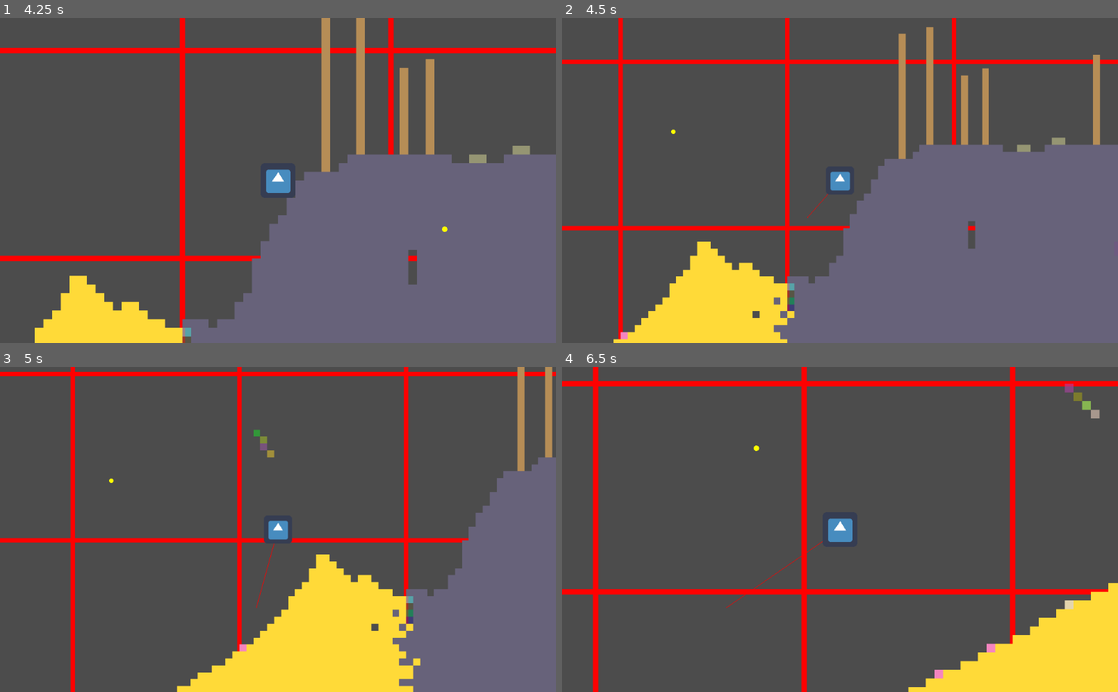
Above: before the commit, frames 1-4 (two rows, left to right).
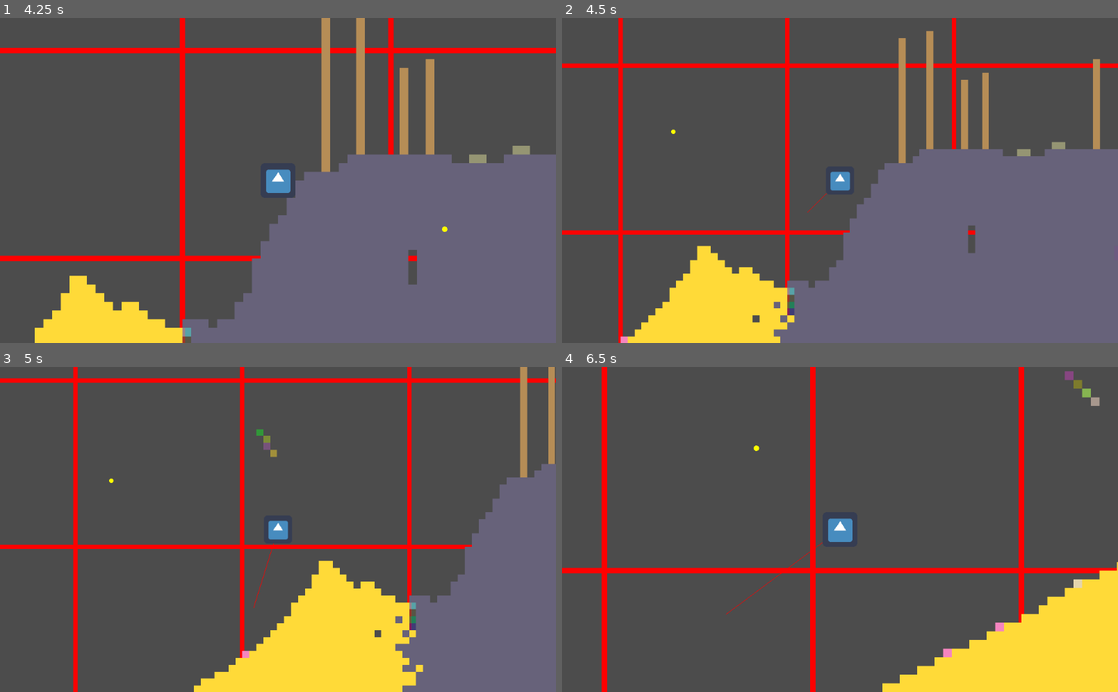
Above: after the commit, the same moments.

Repository: JaedanC/GoTeria
Game: Godot game, scene res://scenes/WorldSpawn/WorldSpawn.tscn
The game is run twice, just before and just after one commit, with the same random seed, the same clock (stepped at 60 frames per second) and the same inputs. The engine's default icon, where the game draws it, is replaced by a stand-in: a white triangle on a blue panel in a dark square.
Inputs (mouse positions are in pixels of both pictures, inside the frame that each line leads up to):
- Up to frame 1 (4.25 s): tap Enter at 0.5 s; move the mouse to (400, 164) at 0.52 s; hold D (move_right) 0.53-2.03 s; click (400, 164) at 0.6 s; tap Space (jump) at 0.77, 1.52, 3.02, 3.77 s; right-click (400, 164) at 0.8 s; move the mouse to (166, 196) at 1.27 s; right-click (166, 196) at 1.35 s; click (166, 196) at 1.55 s; move the mouse to (333, 109) at 2.02 s; hold A (move_left) 2.03-2.78 s; click (333, 109) at 2.1 s; right-click (333, 109) at 2.3 s; move the mouse to (250, 245) at 2.77 s; hold D (move_right) from 2.78 s (still down); right-click (250, 245) at 2.85 s; click (250, 245) at 3.05 s; move the mouse to (444, 229) at 3.52 s; hold P (show_mappings) from 3.53 s (still down); right-click (444, 229) at 3.8 s
- Up to frame 2 (4.5 s): move the mouse to (673, 131) at 4.27 s; release D (move_right) at 4.28 s; release P (show_mappings) at 4.28 s; hold A (move_left) from 4.28 s (still down); tap Mouse wheel down (zoom_in) at 4.35 s
- Up to frame 3 (5 s): keep holding A (move_left); tap Space (jump) at 4.52 s; click (111, 480) at 4.55 s
- Up to frame 4 (6.5 s): move the mouse to (867, 529) at 5.02 s; release A (move_left) at 5.03 s; hold D (move_right) 5.03-5.78 s; hold Mouse wheel up (zoom_out) 5.03-5.78 s; click (867, 529) at 5.17 s; right-click (867, 529) at 5.3 s; tap Backspace (zoom_reset) at 5.75 s; move the mouse to (756, 448) at 5.77 s; hold A (move_left) from 5.78 s (still down); tap B at 5.85 s; tap Space (jump) at 6.02 s; click (756, 448) at 6.05 s

Frame 1 is identical in both runs. In frame 2, 5.6% of the frame differs, in the area x 0-100%, y 2-100%; in frame 3, 11%; in frame 4, 13%, in the area x 0-100%, y 0-100%.

Commit message:
Prepping for Multithreading

Diff:
--- a/scenes/Block/BlockHitbox.gd
+++ b/scenes/Block/BlockHitbox.gd
@@ -1,5 +1,4 @@
 extends CollisionShape2D
-
 
 func _ready():
 	var shape = get_shape()
--- a/scenes/Chunk/Chunk.gd
+++ b/scenes/Chunk/Chunk.gd
@@ -1,7 +1,7 @@
 extends Node2D
 class_name Chunk
 
-var terrain = null
+onready var terrain = get_tree().get_root().find_node("Terrain", true, false)
 var world_image: Image
 var chunk_position: Vector2
 var block_count: Vector2
@@ -10,9 +10,6 @@
 var blocks: Dictionary = {}
 var blocks_loaded: int = 0
 var drawn: bool = false
-
-func _ready():
-	terrain = get_tree().get_root().find_node("Terrain", true, false)
 
 #func _process(_delta):
 	# Turn this on to see the chunk be streamed in
@@ -63,9 +60,9 @@
 	# The image needs to be unlocked before its contents can be read (lock after).
 	self.world_image.lock()
 	for element in range(self.blocks_loaded, self.blocks_loaded + blocks_to_load):
-		var i: int = element / int(block_count.x)
-		var j: int = element % int(block_count.y) # Integer division
-		var block_position = Vector2(i, j)
+		var i := element / int(block_count.x)
+		var j := element % int(block_count.y) # Integer division
+		var block_position := Vector2(i, j)
 		if !blocks.has(block_position):
 			blocks[block_position] = {}
 
--- a/scenes/Components/CollisionComponent.gd
+++ b/scenes/Components/CollisionComponent.gd
@@ -1,41 +1,38 @@
 extends Node2D
 
-var terrain = null
-var parent = null
-var parent_hitbox = null
-var parent_rigidbody = null
+onready var terrain = get_tree().get_root().find_node("Terrain", true, false)
+onready var parent = get_parent()
+onready var parent_hitbox = parent.find_node("Hitbox", true, false)
+onready var parent_rigidbody = parent.find_node("Rigidbody", true, false)
 
-var prev_parent_hitbox_rect = null
-var next_parent_hitbox_rect = null
-var merged_parent_hitbox_rect = null
+var prev_parent_hitbox_rect: Rect2
+var next_parent_hitbox_rect: Rect2
+var merged_parent_hitbox_rect: Rect2
 
 var block_scene = preload("res://scenes/Block/Block.tscn")
-var loaded_blocks = {}
+var loaded_blocks := {}
 
 func _ready():
-	terrain = get_tree().get_root().find_node("Terrain", true, false)
-	parent = get_parent()
-	parent_hitbox = parent.find_node("Hitbox", true, false)
-	parent_rigidbody = parent.find_node("Rigidbody", true, false)
 #	parent.velocity
+	pass
 
 func _physics_process(delta):
 	update_collision_visiblity_rect(delta)
 	delete_invisible_blocks_hitboxes()
 	create_visible_blocks_hitboxes()
-	move(parent.velocity, delta)
+	move(parent.velocity)
 
 func update_collision_visiblity_rect(delta):
-	var hitbox_size = parent_hitbox.get_shape().get_extents()
+	var hitbox_size: Vector2 = parent_hitbox.get_shape().get_extents()
 	# TODO Hardcoded hitbox size
-	var collision_visibility = parent_hitbox.position - hitbox_size
+	var collision_visibility: Vector2 = parent_hitbox.position - hitbox_size
 	prev_parent_hitbox_rect = Rect2(collision_visibility + parent_rigidbody.position, 2 * hitbox_size)
 	next_parent_hitbox_rect = prev_parent_hitbox_rect
 	next_parent_hitbox_rect.position += parent.velocity * delta
 	merged_parent_hitbox_rect = next_parent_hitbox_rect.merge(prev_parent_hitbox_rect)
 
 func create_visible_blocks_hitboxes():
-	var visible_blocks = get_hitbox_visibility_points(merged_parent_hitbox_rect)
+	var visible_blocks: Array = get_hitbox_visibility_points(merged_parent_hitbox_rect)
 	for visible_block_point in visible_blocks:
 		if loaded_blocks.has(visible_block_point):
 			continue
@@ -43,15 +40,16 @@
 		var existing_block = terrain.get_block_from_world_position(visible_block_point * terrain.block_pixel_size)
 		if existing_block and existing_block["id"] != 0:
 			var block = block_scene.instance()
+#			var block: Block = Block.new()
 			block.position = visible_block_point * terrain.block_pixel_size + terrain.block_pixel_size / 2
 			add_child(block)
 			loaded_blocks[visible_block_point] = block
 
 func delete_invisible_blocks_hitboxes():
-	var visible_blocks = {}
+	var visible_blocks := {}
 	for visible_block_point in get_hitbox_visibility_points(merged_parent_hitbox_rect):
 		if loaded_blocks.has(visible_block_point):
-			var existing_block_data = terrain.get_block_from_world_position(visible_block_point * terrain.block_pixel_size)
+			var existing_block_data: Dictionary = terrain.get_block_from_world_position(visible_block_point * terrain.block_pixel_size)
 			if existing_block_data["id"] == 0: # Don't add collision for air. TODO: use a future is_solid() method
 				continue
 			visible_blocks[visible_block_point] = loaded_blocks[visible_block_point]
@@ -63,37 +61,27 @@
 	loaded_blocks = visible_blocks
 
 func get_hitbox_visibility_points(area: Rect2) -> Array:
-	var visibility_points = []
-	var top_left = (area.position / terrain.block_pixel_size).floor()
-	var bottom_right = ((area.position + area.size) / terrain.block_pixel_size).floor()
+	var visibility_points := []
+	var top_left: Vector2 = (area.position / terrain.block_pixel_size).floor()
+	var bottom_right: Vector2 = ((area.position + area.size) / terrain.block_pixel_size).floor()
 	for i in range(top_left.x, bottom_right.x + 1):
 		for j in range(top_left.y, bottom_right.y + 1):
-			var visible_point = Vector2(i, j)
-			visibility_points.append(visible_point)
+			visibility_points.append(Vector2(i, j))
 	return visibility_points
 
-func move(vector: Vector2, _delta):
-#	self.parent_rigidbody.move_and_slide_with_snap(vector, Vector2(0, -1))
-#	self.parent.velocity = self.parent_rigidbody.move_and_slide(vector, Vector2(0, -1))
-	var horizontal_vector = Vector2(vector.x, 0)
-	var vertical_vector = Vector2(0, vector.y)
+func move(vector: Vector2):
+	# Fixes infinite velocity Portal 2 style
+	var old_parent_position = self.parent_rigidbody.position
+	self.parent.velocity = self.parent_rigidbody.move_and_slide(vector, Vector2(0, -1))
+	if self.parent_rigidbody.position == old_parent_position:
+		self.parent.velocity = Vector2(0, 0)
 
-	var new_horizontal_vector = self.parent_rigidbody.move_and_slide(horizontal_vector)
-	var new_vertical_vector = self.parent_rigidbody.move_and_slide(vertical_vector)
-	self.parent.velocity = Vector2(new_horizontal_vector.x, new_vertical_vector.y)
-
-
-#	self.parent_rigidbody.move_and_slide
-#	var collision = self.parent_rigidbody.move_and_collide(delta * vector)
-#	if collision:
-#		var normal = collision.get_normal()
-#		print(normal)
-#		if normal == Vector2(0, -1):
-#			self.parent.velocity.y = 0
-#		if normal == Vector2(1, 0):
-#			self.parent.velocity.x = 0
-#		if normal == Vector2(-1, 0):
-#			self.parent.velocity.x = 0
+#	var horizontal_vector := Vector2(vector.x, 0)
+#	var vertical_vector := Vector2(0, vector.y)
+#
+#	var new_horizontal_vector: Vector2 = self.parent_rigidbody.move_and_slide(horizontal_vector)
+#	var new_vertical_vector: Vector2 = self.parent_rigidbody.move_and_slide(vertical_vector)
+#	self.parent.velocity = Vector2(new_horizontal_vector.x, new_vertical_vector.y)
 
 #	if self.parent_rigidbody.is_on_floor():
 #		self.parent.velocity.y = 0
@@ -102,9 +90,9 @@
 
 #func _process(delta):
 #	update()
-#
+##
 #func _draw():
 #	if (merged_parent_hitbox_rect != null):
 #		for point in get_hitbox_visibility_points(merged_parent_hitbox_rect):
 #			var world_location = point * terrain.block_pixel_size
-#			draw_circle(world_location, 1, Color(0, 1, 0))
+#			draw_circle(world_location, 4, Color(0, 1, 0))
--- a/scenes/Player/Player.gd
+++ b/scenes/Player/Player.gd
@@ -1,17 +1,14 @@
 extends Node2D
 
-var rigidbody = null
-var camera = null
-var smoothing = null
-var terrain = null
+onready var terrain = get_tree().get_root().find_node("Terrain", true, false)
+onready var rigidbody = find_node("Rigidbody")
+onready var smoothing = find_node("Smoothing")
+onready var camera = find_node("Camera")
 
 var velocity := Vector2(0, 0)
 
 func _ready():
-	self.camera = find_node("Camera")
-	self.rigidbody = find_node("Rigidbody")
-	self.smoothing = find_node("Smoothing")
-	self.terrain = get_tree().get_root().find_node("Terrain", true, false)
+	pass
 
 func _process(_delta):
 	assert(self.position == Vector2(0, 0))
@@ -20,7 +17,7 @@
 
 	if InputLayering.pop_action("click"):
 		var world_position: Vector2 = screen_to_world_position(get_viewport().get_mouse_position())
-		var block: Dictionary = terrain.get_block_from_world_position(world_position)
+		var block = terrain.get_block_from_world_position(world_position)
 		if block:
 			block["id"] = 1
 			block["colour"] = Color(randf(), randf(), randf(), 0.6)
@@ -28,7 +25,7 @@
 
 	if InputLayering.pop_action("dig"):
 		var world_position: Vector2 = screen_to_world_position(get_viewport().get_mouse_position())
-		var block: Dictionary = terrain.get_block_from_world_position(world_position)
+		var block = terrain.get_block_from_world_position(world_position)
 		if block:
 			block["id"] = 0
 			terrain.set_block_at_world_position(world_position, block)
